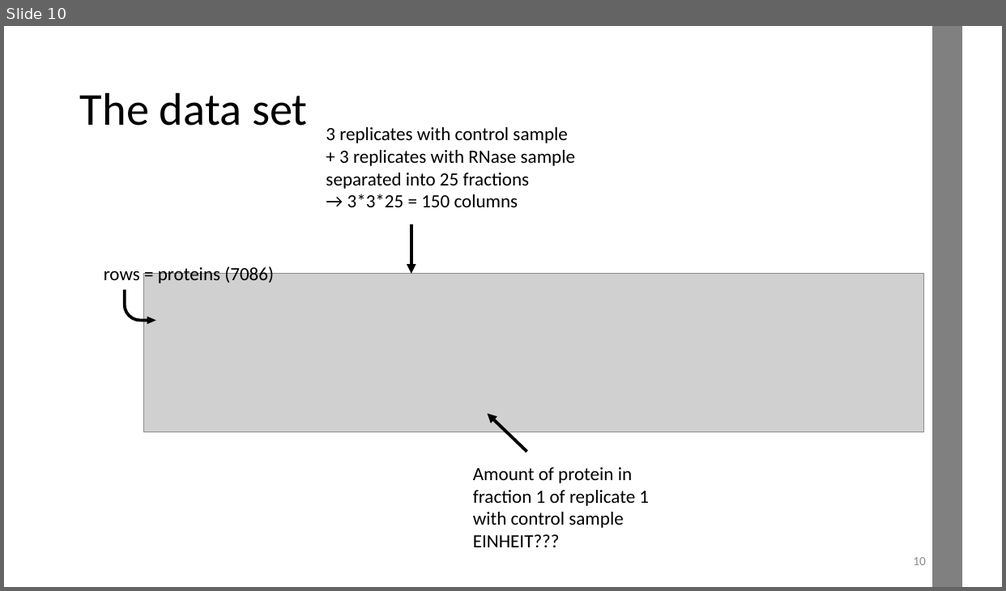
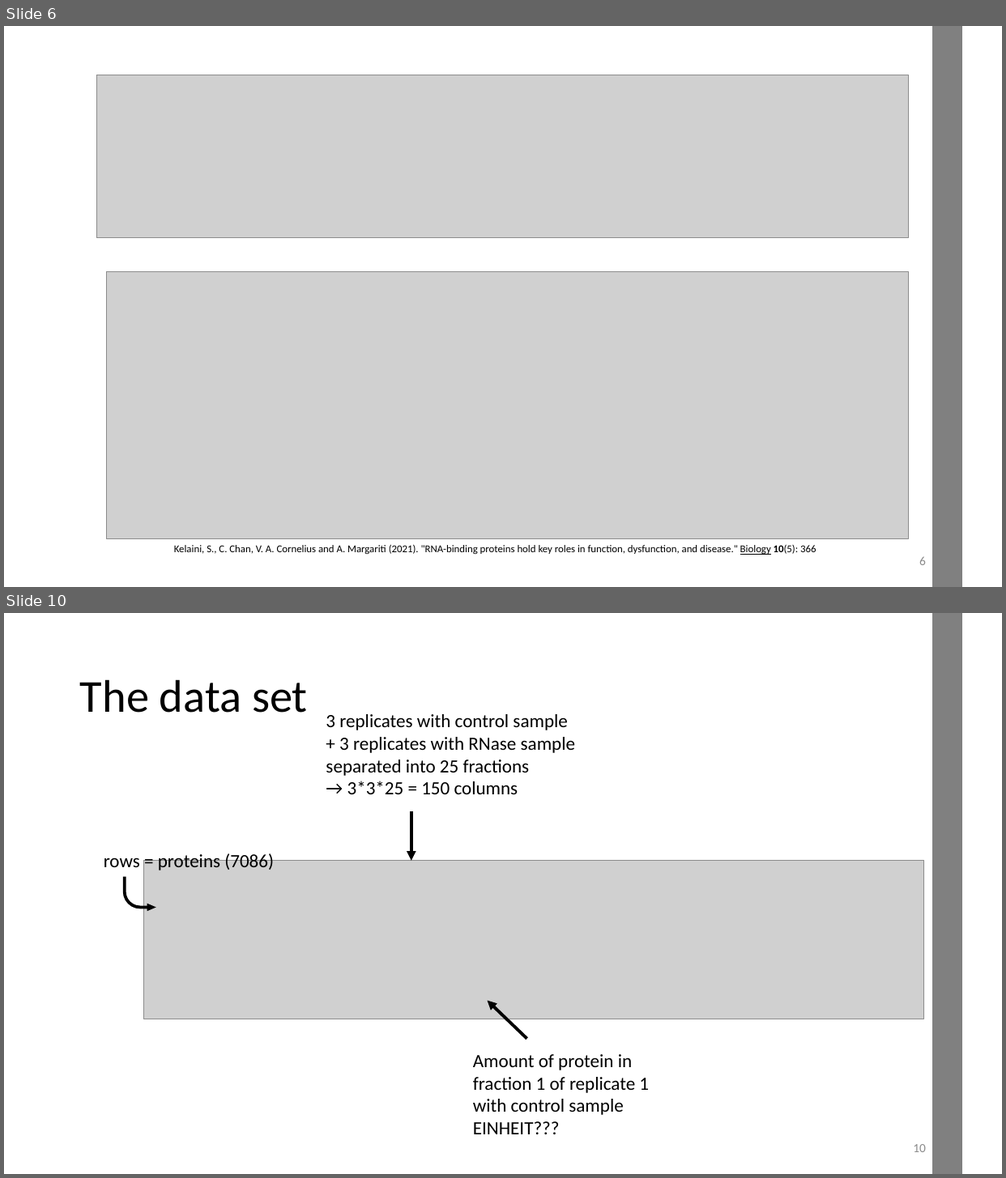
Before and after one commit to datascience-mobi-2022/2022-topic-03-team-05, a slide deck: Project Proposal_temporary draft.pptx. Shown one above the other, each under a label of ours: slide 10 before the commit, slides 6 and 10 after it; the slides between them are not shown. The pictures are 1006x591 and 1006x1178 pixels, drawn with LibreOffice and Linux fonts; fonts in the diff are those of the drawing; grey boxes stand for pictures. Boxes give left, top, right and bottom in pixels: in the first picture for what was removed or moved away, otherwise in the second. Text is boxed around its words. In the diff, an @@ line names an element or a change of style, - is before the commit and + after.

```diff
--- a/Project Proposal_temporary draft.pptx
+++ b/Project Proposal_temporary draft.pptx
@@ slide 6 added at (4, 26, 1002, 587), background #FFFFFF @@
@@ rectangle added at (933, 26, 962, 587), fill #808080, outline #808080 1 pt @@
@@ picture added at (97, 75, 908, 238) @@
@@ picture added at (107, 271, 908, 540) @@
@@ text added at (174, 544, 816, 555), 10 pt, text #000000 @@
+Kelaini, S., C. Chan, V. A. Cornelius and A. Margariti (2021). "RNA-binding proteins hold key roles in function, dysfunction, and disease." Biology 10(5): 366
@@ page number added at (919, 557, 926, 565), 12 pt, text #8C8C8C @@
+6
```
Also in this commit, not shown: 10 slides changed, 1 slide removed.
